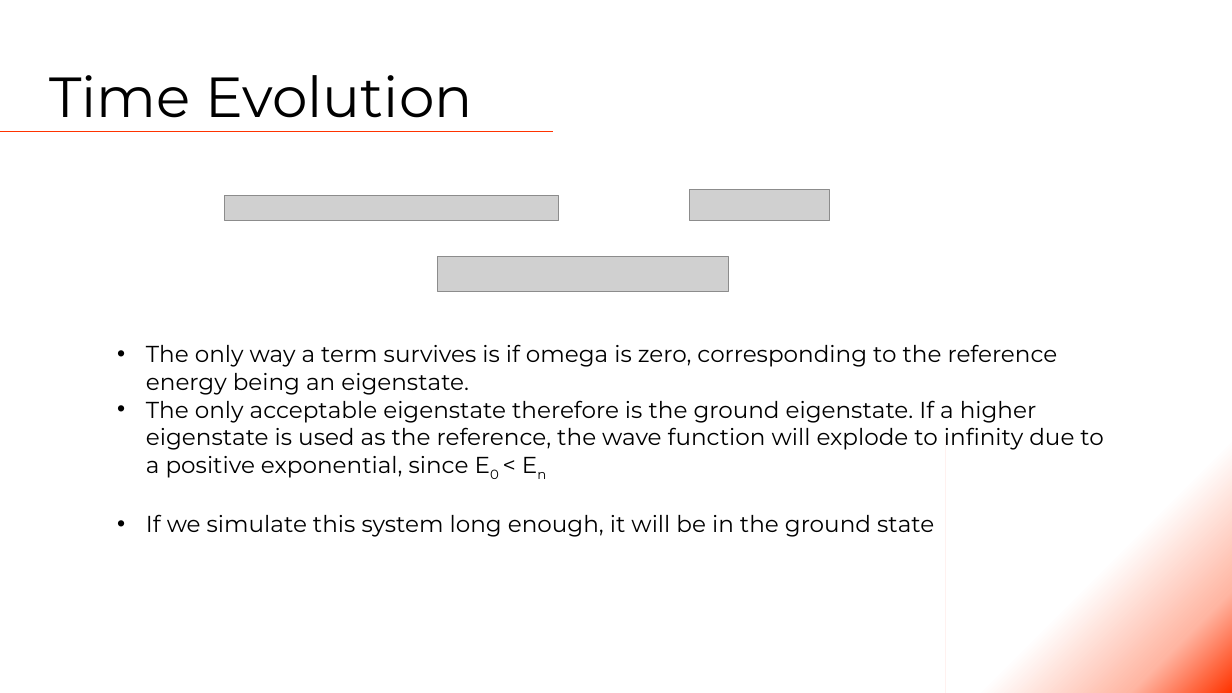
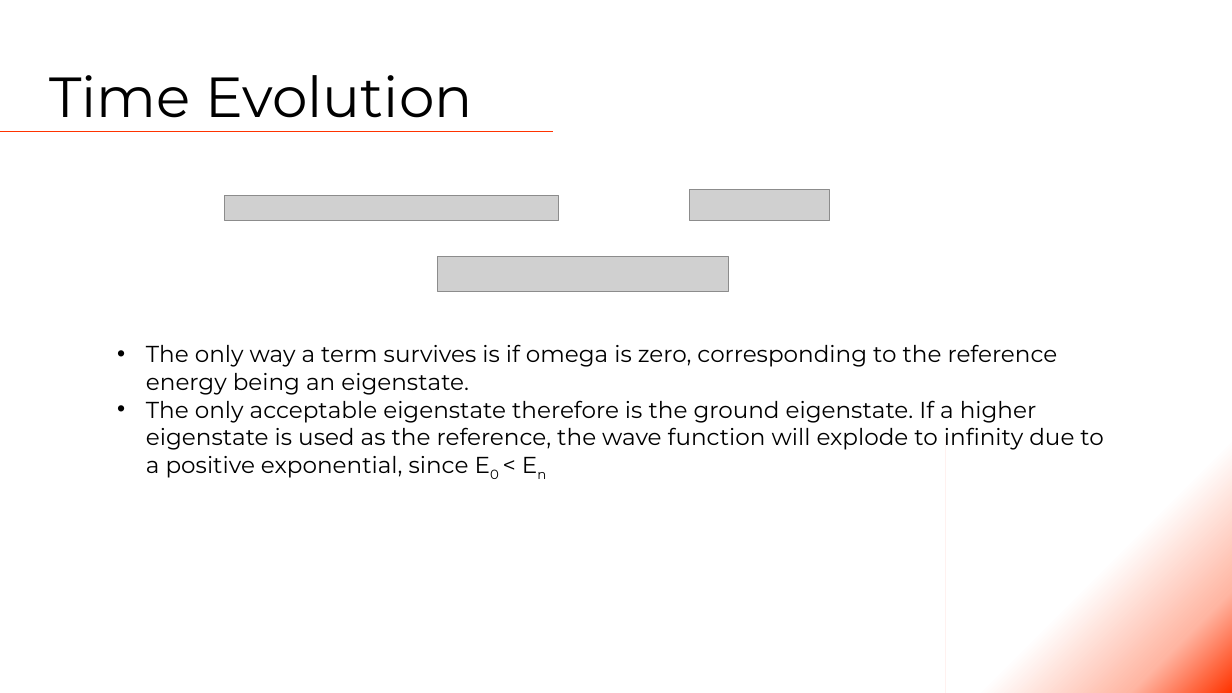
Before and after one commit to Tsintsuntsini/PHYS_581, a slide deck: slide 11 of Presentation1/Quantum Monte Carlo.pptm (slide 8 before the commit). Drawn at 1232x693 pixels with LibreOffice and Linux fonts; fonts in the diff are those of the drawing; grey boxes stand for pictures. Boxes give left, top, right and bottom in pixels: in the first picture for what was removed or moved away, otherwise in the second. Text is boxed around its words. In the diff, an @@ line names an element or a change of style, - is before the commit and + after.

```diff
--- a/Presentation1/Quantum Monte Carlo.pptm
+++ b/Presentation1/Quantum Monte Carlo.pptm
@@ text at (x1=146, y1=514, x2=934, y2=537): paragraph removed @@
-• If we simulate this system long enough, it will be in the ground state
```
Also in this commit, not shown: 4 other slides changed, 4 slides added, 1 slide removed, 3 other files.
